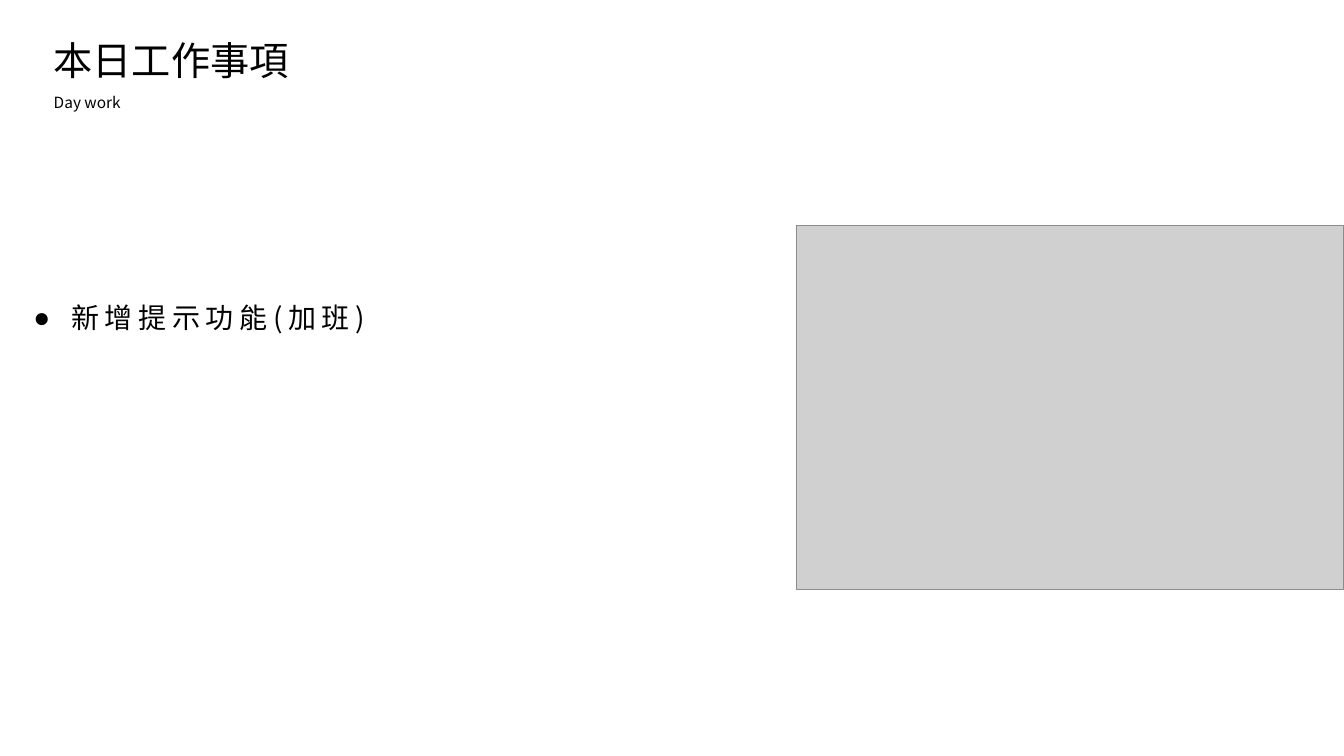
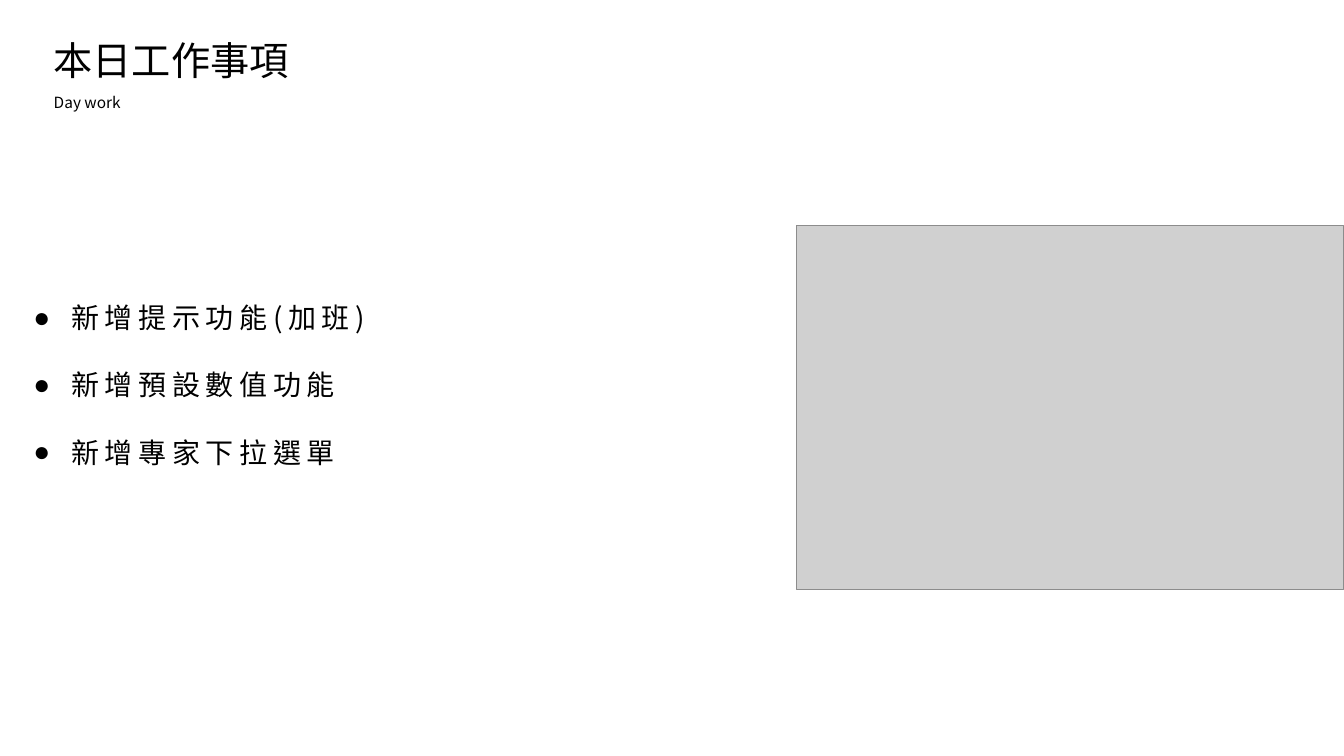
Before and after one commit to king637324/KnowledgeGreenhouseSystem, a slide deck: slide 2 of 工作日報_葉柏漢/2021.10/2021.10.07(加班)_2021.10.08工作日報_葉柏漢.pptx. Drawn at 1344x756 pixels with LibreOffice and Linux fonts; fonts in the diff are those of the drawing; grey boxes stand for pictures. Boxes give left, top, right and bottom in pixels: in the first picture for what was removed or moved away, otherwise in the second. Text is boxed around its words. In the diff, an @@ line names an element or a change of style, - is before the commit and + after.

```diff
--- a/工作日報_葉柏漢/2021.10/2021.10.07(加班)_2021.10.08工作日報_葉柏漢.pptx
+++ b/工作日報_葉柏漢/2021.10/2021.10.07(加班)_2021.10.08工作日報_葉柏漢.pptx
@@ text at [71, 371, 335, 466]: paragraphs added @@
+● 新增預設數值功能
+● 新增專家下拉選單
```
Also in this commit, not shown: 2 slides added, 5 other files.
